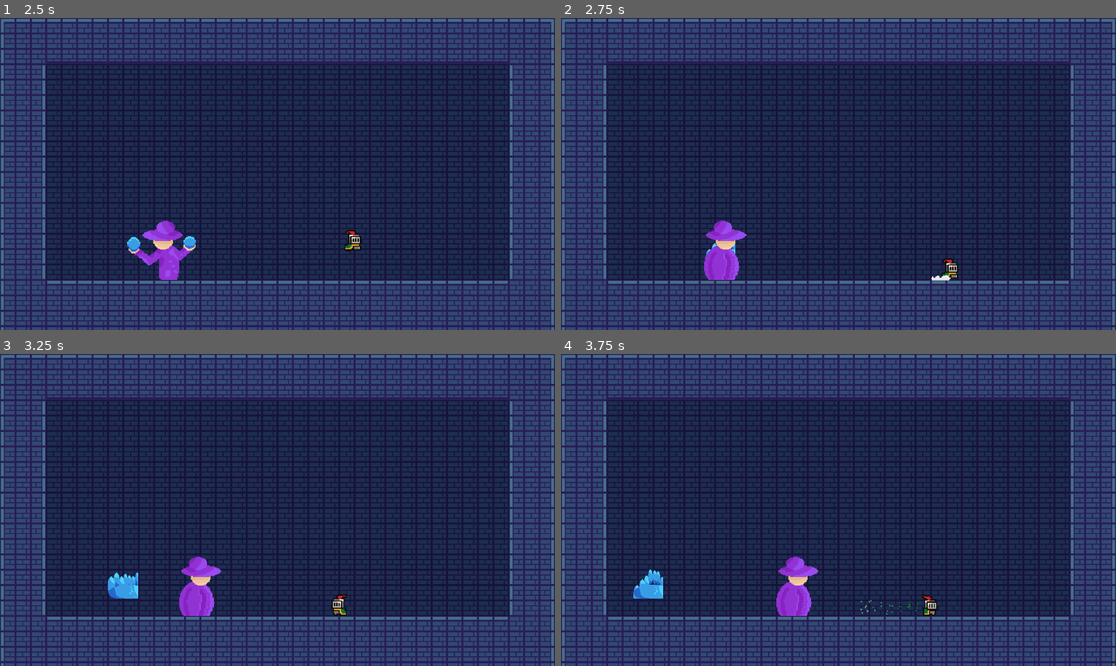
Above: before the commit, frames 1-4 (two rows, left to right).
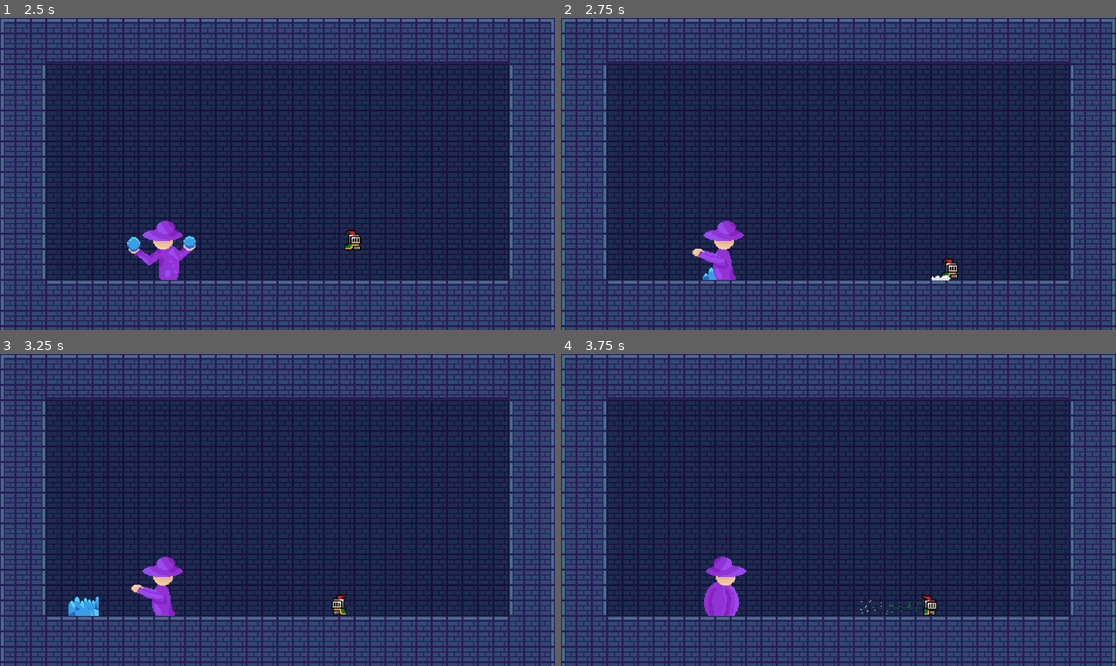
Above: after the commit, the same moments.

Repository: PjotrNik/shefjam
Game: Godot game, scene res://scenes/start_page.tscn
Same seed, same stepped clock (60 frames per second), same inputs: the game is played once before the commit and once after it.
Inputs:
- Up to frame 1 (2.5 s): click "Start" at 0.5 s; hold D (move_right) from 1.28 s (still down); tap Space (dash) at 1.35 s; tap W (jump) at 1.52, 2.27 s; tap S (melee_attack) at 2.1 s
- Up to frame 2 (2.75 s): keep holding D (move_right)
- Up to frame 3 (3.25 s): release D (move_right) at 2.78 s; hold A (move_left) from 2.78 s (still down); tap Shift (ranged_attack) at 2.85 s
- Up to frame 4 (3.75 s): release A (move_left) at 3.53 s; hold D (move_right) from 3.53 s (still down); tap Space (dash) at 3.6 s

Frame 1 is identical in both runs. In frame 2, 0.7% of the frame differs, in the area x 23-34%, y 64-84%; in frame 3, 2.4%, in the area x 12-40%, y 64-84%; in frame 4, 2.3%.

Commit message:
boss has shock animations

Diff:
--- a/boss.tscn
+++ b/boss.tscn
@@ -114,6 +114,9 @@
 wait_time = 1.5
 one_shot = true
 
+[node name="delay" type="Timer" parent="State_Machine/Boss_Shockwave"]
+one_shot = true
+
 [node name="Attack Slash" type="Node2D" parent="."]
 position = Vector2(119, 0)
 
@@ -134,7 +137,8 @@
 position = Vector2(10, 2)
 shape = SubResource("CapsuleShape2D_kles1")
 
-[node name="attackwave" type="Node" parent="."]
+[node name="shockwave" type="Node2D" parent="."]
+position = Vector2(0, 50)
 
 [connection signal="timeout" from="State_Machine/Boss_Walk/lob_timer" to="State_Machine/Boss_Walk" method="_on_lob_timer_timeout"]
 [connection signal="timeout" from="State_Machine/Boss_Slash/windup" to="State_Machine/Boss_Slash" method="_on_windup_timeout"]
@@ -142,6 +146,7 @@
 [connection signal="timeout" from="State_Machine/Boss_Lob/windup" to="State_Machine/Boss_Lob" method="_on_windup_timeout"]
 [connection signal="timeout" from="State_Machine/Boss_Lob/delay" to="State_Machine/Boss_Lob" method="_on_delay_timeout"]
 [connection signal="timeout" from="State_Machine/Boss_Shockwave/windup" to="State_Machine/Boss_Shockwave" method="_on_windup_timeout"]
+[connection signal="timeout" from="State_Machine/Boss_Shockwave/delay" to="State_Machine/Boss_Shockwave" method="_on_delay_timeout"]
 [connection signal="damage_taken" from="HealthManager" to="." method="_on_health_manager_damage_taken"]
 [connection signal="health_depleted" from="HealthManager" to="." method="_on_health_manager_health_depleted"]
 [connection signal="timeout" from="HealthManager/FlashTimer" to="." method="_on_timer_timeout"]
--- a/scripts/Boss_Shockwave.gd
+++ b/scripts/Boss_Shockwave.gd
@@ -26,9 +26,12 @@
 func _on_windup_timeout():
 	var instance = slash.instantiate()
 	var shock = wave.instantiate()
-	if $"../..".direction == 1:
-		$"../..".add_child(shock)
-	else:
+	$"../../shockwave".add_child(shock)
+	if $"../..".direction == -1:
 		shock.direction_right = false
-		$"../..".add_child(shock)
+
+	$"../../AnimatedSprite2D".play("attack_slash")
+	$delay.start()
+
+func _on_delay_timeout():
 	Transitioned.emit(self, "Boss_Walk")
